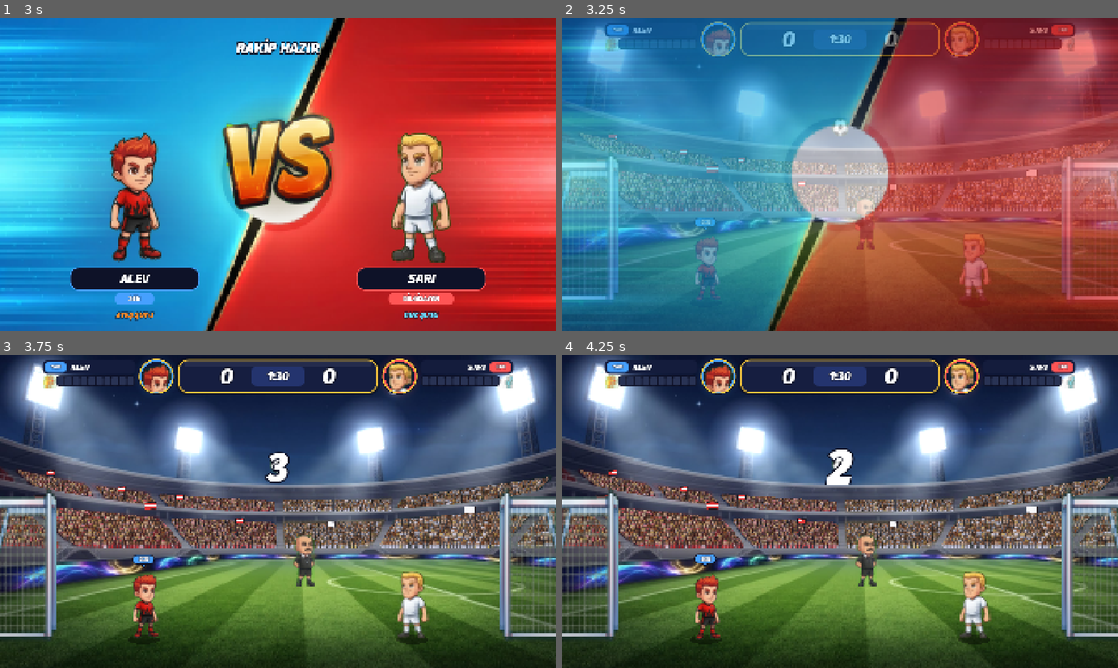
Above: before the commit, frames 1-4 (two rows, left to right).
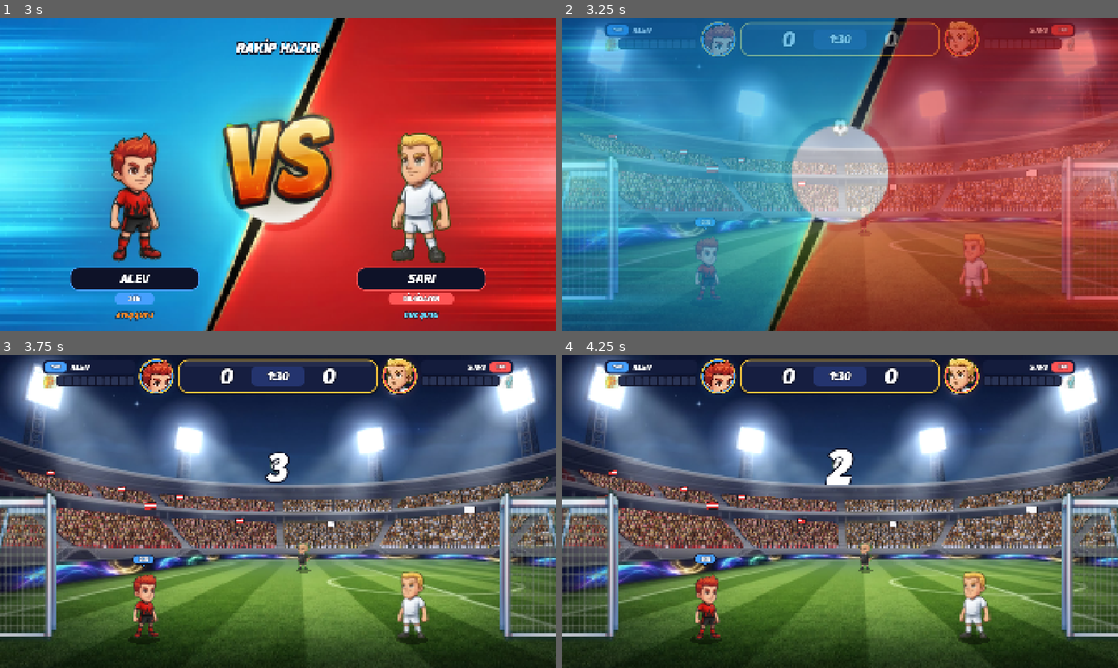
Above: after the commit, the same moments.

Repository: ilacmatik/kafa-kafaya
Game: Godot game, scene res://scenes/boot.tscn
Two runs of this game, one before a commit and one after it. Both use one fixed random seed, a clock stepped at 60 frames per second and the inputs below.
Inputs (mouse positions are in pixels of both pictures, inside the frame that each line leads up to):
- Up to frame 1 (3 s): tap Enter at 0.5, 0.6 s; move the mouse to (400, 158) at 0.52 s; hold D 0.53-1.25 s; click (400, 158) at 0.67 s; tap Space at 0.77, 2.75 s; drag from (166, 190) to (250, 237) at 1.27 s; move the mouse to (333, 105) at 2.02 s; hold D 2.03-2.75 s; tap P at 2.1 s; click (333, 105) at 2.17 s; drag from (250, 237) to (111, 127) at 2.77 s
- Up to frame 2 (3.25 s): no input
- Up to frame 3 (3.75 s): move the mouse to (444, 558) at 3.52 s; hold A from 3.53 s (still down); tap R at 3.6 s; click (444, 558) at 3.67 s
- Up to frame 4 (4.25 s): keep holding A; tap Space at 3.77 s

Frame 1 is identical in both runs. In frame 2, 0.7% of the frame differs, in the area x 25-75%, y 1-74%; in frame 3, 1.2%; in frame 4, 1.1%.

Commit message:
Godot: zipla dugmesi sagda, joystick sag/sol/asagi, tus duzeni editoru, tasan portreler, hakem panolarin onunde [skip ci]
Co-Authored-By: Claude Opus 5.5 <noreply@anthropic.com>
Claude-Session: https://claude.ai/code/session_01MKBxJNLGR53ZhGKnJwbvgT

Diff:
--- a/godot/scripts/game/field_view.gd
+++ b/godot/scripts/game/field_view.gd
@@ -7,11 +7,11 @@
 
 const STADIUMS := [
 	{"bg": "stadium_night_clean.jpg", "boards": false, "crowd": "crowd_night.json",
-		"mask": "crowd_mask_night.png", "light": 0.82,
+		"mask": "crowd_mask_night.png", "light": 0.82, "ref_y": 494.0,
 		"lamps": [Vector2(90, 80), Vector2(435, 194), Vector2(851, 194), Vector2(1180, 80)]},
 	{"bg": "stadium_timsah_clean.jpg", "boards": true, "wx": {"rain": "stadium_timsah_rain_clean.jpg",
 		"snow": "stadium_timsah_snow_clean.jpg"}, "crowd": "crowd_timsah.json",
-		"mask": "crowd_mask_timsah.png", "light": 0.95, "lamps": []},
+		"mask": "crowd_mask_timsah.png", "light": 0.95, "lamps": [], "ref_y": 562.0},
 ]
 const ADS := [["ULUDAĞ GAZOZ", Color8(255, 214, 60)], ["MATLI", Color8(255, 120, 90)],
 	["TURKCELL", Color8(255, 205, 40)], ["ÖZDİLEK", Color8(255, 255, 255)],
@@ -202,13 +202,22 @@
 
 
 func _draw_ref(w: SimWorld, t: float) -> void:
-	var img := R.tex("ref_idle.png")
+	# Hakem sahaya girmez: reklam panolarinin onunde, kucuk boyda topu uzaktan takip eder (Python ile ayni).
+	var pose: String = m.ref_pose[0] if m.ref_pose[1] > 0.0 else "idle"
+	var img := R.tex("ref_%s.png" % pose)
+	if img == null:
+		img = R.tex("ref_idle.png")
 	if img == null:
 		return
-	var h := 118.0
+	var h := 132.0 * 0.46
 	var ww := img.get_width() * h / img.get_height()
 	var x: float = m.ref_x
-	draw_texture_rect(img, Rect2(x - ww / 2.0, 527.0 - h + 4.0, ww, h), false, Color(1, 1, 1, 0.95))
+	# ayaklar reklam panolarinin hemen onunde (sahanin uzak kenari)
+	var y: float = STADIUMS[m.stadium]["ref_y"]
+	draw_set_transform(Vector2(x, y + 2.0), 0.0, Vector2(1.0, 0.28))
+	draw_circle(Vector2.ZERO, 17.0, Color(0, 0, 0, 0.35))
+	draw_set_transform(Vector2.ZERO)
+	R.draw_tex(self, img, Rect2(x - ww / 2.0, y - h, ww, h), w.ball.x < x)
 
 
 # ---------------------------------------------------------------- oyuncular
--- a/godot/scripts/game/hud.gd
+++ b/godot/scripts/game/hud.gd
@@ -72,11 +72,9 @@
 		draw_circle(Vector2(px, cy), 42, DARK)
 		draw_circle(Vector2(px, cy), 39, P_COLORS[i])
 		draw_circle(Vector2(px, cy), 34, Color8(16, 24, 52))
-		var por := R.portrait(p.char, 128)
-		var ps := 66.0
-		var pr := Rect2(px - ps / 2.0, cy - ps / 2.0 + 2.0, ps, ps)
-		R.draw_tex(self, por, pr, i == 1)
 		draw_arc(Vector2(px, cy), 39, 0, TAU, 48, GOLD, 3.0, true)
+		# kafa dairenin ustunden hafifce tasar
+		R.draw_tex(self, R.portrait_pop(p.char, 192), R.pop_rect(Vector2(px, cy + 1.0), 35.0), i == 1)
 		var name: String = K.DISPLAY_NAMES[p.char]
 		var tag: String = m.hud_tag(i)
 		var plate := Rect2(px - 48 - 214, 12, 214, 32) if i == 0 else Rect2(px + 48, 12, 214, 32)
--- a/godot/scripts/game/match.gd
+++ b/godot/scripts/game/match.gd
@@ -32,6 +32,7 @@
 var over_t := 0.0
 var shake := 0.0
 var ref_x := 640.0
+var ref_pose := ["whistle", 1.2]
 var ripple = null
 var pstate := [{"sq": 0.0, "st": 0.0, "air": false}, {"sq": 0.0, "st": 0.0, "air": false}]
 var parts: Array = []
@@ -68,6 +69,7 @@
 	touchc.enabled = touch_on
 	touchc.visible = touch_on
 	touchc.pressed.connect(_on_touch_pressed)
+	touchc.edit_closed.connect(func(): touchc.visible = touch_on)
 	sfx.start_crowd()
 
 
@@ -142,9 +144,14 @@
 	elif (event is InputEventScreenTouch and event.pressed) or (event is InputEventMouseButton and event.pressed and event.button_index == MOUSE_BUTTON_LEFT):
 		var pos: Vector2 = overlay.get_global_transform_with_canvas().affine_inverse() * event.position
 		if paused:
-			if _btn_rect(0, 2).has_point(pos):
+			if touchc.editing:
+				return
+			var n := _pause_n()
+			if _btn_rect(0, n).has_point(pos):
 				_toggle_pause()
-			elif _btn_rect(1, 2).has_point(pos):
+			elif n == 3 and _btn_rect(1, n).has_point(pos):
+				touchc.start_edit()
+			elif _btn_rect(n - 1, n).has_point(pos):
 				_restart()
 		elif world.phase == "over" and over_t > 1.2:
 			if _btn_rect(0, 1).has_point(pos):
@@ -159,7 +166,13 @@
 			_toggle_pause()
 
 
+func _pause_n() -> int:
+	return 3 if touch_on else 2
+
+
 func _toggle_pause() -> void:
+	if touchc.editing:
+		return
 	paused = not paused
 	touchc.release_all()
 	sfx.play("click")
@@ -211,6 +224,7 @@
 
 
 func _process(_d: float) -> void:
+	hud.visible = not touchc.editing
 	_layout()
 	overlay.queue_redraw()
 
@@ -292,6 +306,7 @@
 				field.crowd.kick(0.8)
 			"whistle":
 				sfx.play("whistle")
+				ref_pose = ["whistle", 1.0]
 				if world.phase == "play":
 					banner = ["BAŞLA!", 0.9, GOLD, ""]
 			"pu_spawn":
@@ -323,6 +338,8 @@
 				sfx.play("pop")
 			"bump", "trip":
 				sfx.play("block", -4.0)
+				if name == "trip":
+					ref_pose = ["card", 1.8]
 			"magnet", "glove", "bolt", "quake":
 				sfx.play("armed")
 				var idx := int(parts_e[1])
@@ -355,6 +372,7 @@
 	sfx.play("goal")
 	sfx.play("cheer", -2.0)
 	field.crowd.kick(1.0, who)
+	ref_pose = ["point", 2.2]
 	goal_flash = 0.35
 	var key := "any"
 	if own:
@@ -397,6 +415,7 @@
 	# hakem topu uzaktan takip eder
 	var tx := K.W / 2.0 + 60.0 if world.phase == "ready" else clampf(world.ball.x, 160.0, K.W - 160.0)
 	ref_x += (tx - ref_x) * minf(1.0, dt * 1.2)
+	ref_pose[1] -= dt
 	# inis/sicrama ezilmesi
 	for i in 2:
 		var p: SimPlayer = world.players[i]
@@ -429,6 +448,8 @@
 
 
 func _draw_overlay() -> void:
+	if touchc.editing:
+		return
 	var ci: CanvasItem = overlay
 	var vp := get_viewport_rect().size
 	var s := vp.y / 720.0
@@ -465,11 +486,14 @@
 		_draw_intro(ci, vp)
 	if world.phase == "over":
 		_draw_over(ci, vp)
-	if paused:
+	if paused and not touchc.editing:
 		ci.draw_rect(Rect2(Vector2.ZERO, vp), Color(0.02, 0.03, 0.08, 0.72))
 		R.text(ci, "DURAKLATILDI", 100, Vector2(cx, vp.y * 0.38), GOLD, 8)
-		_button(ci, _btn_rect(0, 2), "DEVAM", Color8(40, 160, 80))
-		_button(ci, _btn_rect(1, 2), "YENİDEN BAŞLA", Color8(200, 70, 60))
+		var n := _pause_n()
+		_button(ci, _btn_rect(0, n), "DEVAM", Color8(40, 160, 80))
+		if n == 3:
+			_button(ci, _btn_rect(1, n), "TUŞ DÜZENİ", Color8(50, 90, 190))
+		_button(ci, _btn_rect(n - 1, n), "YENİDEN BAŞLA", Color8(200, 70, 60))
 
 
 func _draw_intro(ci: CanvasItem, vp: Vector2) -> void:
--- a/godot/scripts/game/res.gd
+++ b/godot/scripts/game/res.gd
@@ -80,6 +80,55 @@
 	return t
 
 
+## Daireden tasan portre: alt kisim daireye kirpilir, sac/kafa ustten biraz disari tasar (3B etkisi).
+## Doku SxS; daire merkezi (S/2, S*0.6), yaricapi S*0.35. Cizerken daire kutusunu pop_rect() ile al.
+static func portrait_pop(char: int, size: int = 192) -> Texture2D:
+	var key := "pop%d:%d" % [char, size]
+	if _portraits.has(key):
+		return _portraits[key]
+	var src: Texture2D = pose(char, "idle")
+	var img := src.get_image()
+	if img.is_compressed():
+		img.decompress()
+	img.convert(Image.FORMAT_RGBA8)
+	var w := img.get_width()
+	var hx := anchor(char, "idle", 0.5) * w
+	var side := int(w * 0.92)
+	var rx := clampi(int(hx - side / 2.0), 0, max(0, w - side))
+	var head := img.get_region(Rect2i(rx, 0, min(side, w), min(side, img.get_height())))
+	var cx := size / 2.0
+	var cy := size * 0.6
+	var rc := size * 0.35
+	var box := int(rc * 2.0 * 1.12)
+	head.resize(box, box, Image.INTERPOLATE_LANCZOS)
+	var out := Image.create(size, size, false, Image.FORMAT_RGBA8)
+	var ox := int(cx - box / 2.0)
+	var oy := int(cy - rc * 1.0 - rc * 0.24)
+	out.blend_rect(head, Rect2i(0, 0, box, box), Vector2i(ox, oy))
+	for yy in size:
+		for xx in size:
+			var col := out.get_pixel(xx, yy)
+			if col.a <= 0.0:
+				continue
+			var d := Vector2(xx + 0.5 - cx, yy + 0.5 - cy).length()
+			var k := clampf(rc - d, 0.0, 1.0)
+			# merkezin ustunde: daire disina tasmaya izin ver (yanlardan fazla genislemeden)
+			if yy + 0.5 < cy and absf(xx + 0.5 - cx) < rc * 1.04:
+				k = 1.0
+			if k < 1.0:
+				col.a *= k
+				out.set_pixel(xx, yy, col)
+	var t := ImageTexture.create_from_image(out)
+	_portraits[key] = t
+	return t
+
+
+## portrait_pop dokusunu, daire merkezi c ve yaricapi r olacak sekilde yerlestiren dikdortgen
+static func pop_rect(c: Vector2, r: float) -> Rect2:
+	var s := r / 0.35
+	return Rect2(c.x - s / 2.0, c.y - s * 0.6, s, s)
+
+
 ## Yazi ciz: dis cizgili (oyun basligi stili).
 static func text(ci: CanvasItem, s: String, size: int, pos: Vector2, col: Color = Color.WHITE,
 		outline: int = 4, align: int = HORIZONTAL_ALIGNMENT_CENTER, title: bool = true,
--- a/godot/scripts/game/touch_controls.gd
+++ b/godot/scripts/game/touch_controls.gd
@@ -1,36 +1,89 @@
-## Dokunmatik kontroller: solda serbest joystick (yukari = zipla), sagda PUBG tarzi dugmeler.
+## Dokunmatik kontroller: solda serbest joystick (sag/sol/asagi), sagda PUBG tarzi dugmeler.
+## Tum dugmelerin yeri ve boyutu kullanici tarafindan duzenlenebilir (user://controls.json).
 ## Ekran biriminde (taban 1920x1080, genis ekranlarda yatayda genisler).
 extends Control
 
 signal pressed(action: String)
-
-const JOY_R := 110.0
+signal edit_closed
+
+const SAVE_PATH := "user://controls.json"
 const DEAD := 0.28
-const JUMP_T := 0.55
+const DOWN_T := 0.55
+const STRIP := 190.0
+const MIN_R := 40.0
+const MAX_R := 140.0
+const LABELS := {"j": "ZIPLA", "k": "ŞUT", "d": "AŞIRTMA", "s": "SÜPER", "o": "OMUZ", "joy": "YÖN"}
+
+## eylem -> [sagdan uzaklik, alttan uzaklik, yaricap]; "joy" icin [soldan, alttan, yaricap]
+const DEFAULT_LAYOUT := {
+	"j": [150.0, 120.0, 84.0],
+	"k": [345.0, 92.0, 90.0],
+	"d": [300.0, 285.0, 62.0],
+	"s": [130.0, 305.0, 62.0],
+	"o": [520.0, 70.0, 54.0],
+	"joy": [230.0, 150.0, 110.0],
+}
+const BTN_ORDER := ["o", "d", "s", "k", "j"]
 
 var enabled := true
 var m  # match.gd
-# eylem -> [sagdan uzaklik, alttan uzaklik, yaricap]
-var layout := {
-	"k": [324.0, 87.0, 93.0],
-	"d": [129.0, 111.0, 75.0],
-	"s": [129.0, 282.0, 62.0],
-	"o": [498.0, 60.0, 57.0],
-}
+var layout := {}
 var fingers := {}        # index -> eylem
 var joy = null           # {"id","c","k"}
-var held_actions := {}
+
+# --- duzenleme modu
+var editing := false
+var sel := "j"
+var drag = null          # {"id", "a", "off"}
+var pinch := {}          # index -> konum (iki parmakla boyut)
+var pinch_d0 := 0.0
+var pinch_r0 := 0.0
 
 
 func _ready() -> void:
 	mouse_filter = Control.MOUSE_FILTER_IGNORE
 	set_anchors_preset(Control.PRESET_FULL_RECT)
-
-
+	_load()
+
+
+# ---------------------------------------------------------------- kayit
+func _load() -> void:
+	layout = DEFAULT_LAYOUT.duplicate(true)
+	if FileAccess.file_exists(SAVE_PATH):
+		var d = JSON.parse_string(FileAccess.get_file_as_string(SAVE_PATH))
+		if d is Dictionary:
+			for a in d:
+				if layout.has(a) and d[a] is Array and d[a].size() == 3:
+					layout[a] = [float(d[a][0]), float(d[a][1]), float(d[a][2])]
+
+
+func _save() -> void:
+	var f := FileAccess.open(SAVE_PATH, FileAccess.WRITE)
+	if f:
+		f.store_string(JSON.stringify(layout))
+
+
+# ---------------------------------------------------------------- geometri
 func btn_pos(a: String) -> Vector2:
-	var vp := size
 	var l: Array = layout[a]
-	return Vector2(vp.x - l[0], vp.y - l[1])
+	if a == "joy":
+		return Vector2(l[0], size.y - l[1])
+	return Vector2(size.x - l[0], size.y - l[1])
+
+
+func _set_pos(a: String, p: Vector2) -> void:
+	var r: float = layout[a][2]
+	p.x = clampf(p.x, r, size.x - r)
+	p.y = clampf(p.y, size.y * 0.25, size.y - r * 0.6)
+	if a == "joy":
+		layout[a][0] = p.x
+	else:
+		layout[a][0] = size.x - p.x
+	layout[a][1] = size.y - p.y
+
+
+func joy_r() -> float:
+	return layout["joy"][2]
 
 
 func pause_pos() -> Vector2:
@@ -38,16 +91,16 @@
 
 
 func joy_home() -> Vector2:
-	return Vector2(230.0, size.y - 150.0)
+	return btn_pos("joy")
 
 
 func _hit(p: Vector2) -> String:
 	var best := ""
 	var bd := 1e9
-	for a in layout:
+	for a in BTN_ORDER:
 		var r: float = layout[a][2]
 		var d := p.distance_to(btn_pos(a))
-		if d < r * 1.25 and d < bd:
+		if d < r * 1.2 and d < bd:
 			best = a
 			bd = d
 	if p.distance_to(pause_pos()) < 52.0:
@@ -55,19 +108,35 @@
 	return best
 
 
+# duzenleme ekranindaki ust dugmeler
+func _edit_buttons() -> Dictionary:
+	var cx := size.x / 2.0
+	var y := size.y * 0.3
+	return {
+		"minus": Rect2(cx - 330, y, 110, 84),
+		"plus": Rect2(cx - 200, y, 110, 84),
+		"reset": Rect2(cx - 60, y, 190, 84),
+		"save": Rect2(cx + 150, y, 190, 84),
+	}
+
+
+# ---------------------------------------------------------------- girdi
 func _input(event: InputEvent) -> void:
-	if not enabled or not visible:
+	if not visible or not (enabled or editing):
+		return
+	var tr := get_global_transform_with_canvas().affine_inverse()
+	if editing:
+		_edit_input(event, tr)
 		return
 	if event is InputEventScreenTouch:
-		var pos: Vector2 = get_global_transform_with_canvas().affine_inverse() * event.position
+		var pos: Vector2 = tr * event.position
 		if event.pressed:
 			_down(event.index, pos)
 		else:
 			_up(event.index)
 	elif event is InputEventScreenDrag:
-		var pos2: Vector2 = get_global_transform_with_canvas().affine_inverse() * event.position
 		if joy != null and joy["id"] == event.index:
-			_joy_move(pos2)
+			_joy_move(tr * event.position)
 
 
 func _down(id: int, p: Vector2) -> void:
@@ -77,9 +146,10 @@
 		pressed.emit(a)
 		get_viewport().set_input_as_handled()
 		return
+	var jr := joy_r()
 	var zone := Rect2(0, size.y * 0.42, size.x * 0.42, size.y * 0.58)
 	if joy == null and zone.has_point(p):
-		var c := Vector2(clampf(p.x, JOY_R + 16.0, zone.end.x - JOY_R), clampf(p.y, zone.position.y + JOY_R, size.y - JOY_R - 12.0))
+		var c := Vector2(clampf(p.x, jr + 16.0, zone.end.x - jr), clampf(p.y, zone.position.y + jr, size.y - jr - 12.0))
 		joy = {"id": id, "c": c, "k": c}
 		_joy_move(p)
 		get_viewport().set_input_as_handled()
@@ -93,8 +163,9 @@
 
 func _joy_move(p: Vector2) -> void:
 	var d: Vector2 = p - joy["c"]
-	if d.length() > JOY_R:
-		d = d.normalized() * JOY_R
+	var jr := joy_r()
+	if d.length() > jr:
+		d = d.normalized() * jr
 	joy["k"] = joy["c"] + d
 
 
@@ -105,49 +176,135 @@
 
 func held() -> Dictionary:
 	var h := {}
+	if editing:
+		return h
 	for id in fingers:
 		h[fingers[id]] = true
 	if joy != null:
-		var v: Vector2 = (joy["k"] - joy["c"]) / JOY_R
+		var v: Vector2 = (joy["k"] - joy["c"]) / joy_r()
 		if v.x < -DEAD:
 			h["l"] = true
 		elif v.x > DEAD:
 			h["r"] = true
-		if v.y < -JUMP_T:
-			h["j"] = true
+		if v.y > DOWN_T:
+			h["d"] = true
 	return h
 
 
+# ---------------------------------------------------------------- duzenleme
+func start_edit() -> void:
+	release_all()
+	editing = true
+	visible = true
+	drag = null
+	pinch.clear()
+
+
+func _edit_input(event: InputEvent, tr: Transform2D) -> void:
+	var idx := -1
+	var pos := Vector2.ZERO
+	var down := false
+	var up := false
+	var move := false
+	if event is InputEventScreenTouch:
+		idx = event.index
+		pos = tr * event.position
+		down = event.pressed
+		up = not event.pressed
+	elif event is InputEventScreenDrag:
+		idx = event.index
+		pos = tr * event.position
+		move = true
+	elif event is InputEventMouseButton and event.button_index == MOUSE_BUTTON_LEFT:
+		idx = 99
+		pos = tr * event.position
+		down = event.pressed
+		up = not event.pressed
+	elif event is InputEventMouseMotion and drag != null and drag["id"] == 99:
+		idx = 99
+		pos = tr * event.position
+		move = true
+	elif event is InputEventMouseButton and event.pressed and event.button_index in [MOUSE_BUTTON_WHEEL_UP, MOUSE_BUTTON_WHEEL_DOWN]:
+		_resize(sel, 6.0 if event.button_index == MOUSE_BUTTON_WHEEL_UP else -6.0)
+		return
+	else:
+		return
+	get_viewport().set_input_as_handled()
+	if down:
+		pinch[idx] = pos
+		if pinch.size() == 2:
+			var ps: Array = pinch.values()
+			pinch_d0 = maxf(1.0, (ps[0] as Vector2).distance_to(ps[1]))
+			pinch_r0 = layout[sel][2]
+			drag = null
+			return
+		var eb := _edit_buttons()
+		for k in eb:
+			if (eb[k] as Rect2).has_point(pos):
+				_edit_action(k)
+				return
+		var best := ""
+		var bd := 1e9
+		for a in layout:
+			var d := pos.distance_to(btn_pos(a))
+			if d < layout[a][2] * 1.2 and d < bd:
+				best = a
+				bd = d
+		if best != "":
+			sel = best
+			drag = {"id": idx, "a": best, "off": btn_pos(best) - pos}
+	elif up:
+		pinch.erase(idx)
+		if drag != null and drag["id"] == idx:
+			drag = null
+	elif move:
+		if pinch.has(idx):
+			pinch[idx] = pos
+		if pinch.size() == 2:
+			var ps2: Array = pinch.values()
+			var dd := (ps2[0] as Vector2).distance_to(ps2[1])
+			layout[sel][2] = clampf(pinch_r0 * dd / pinch_d0, MIN_R, MAX_R)
+			_set_pos(sel, btn_pos(sel))
+		elif drag != null and drag["id"] == idx:
+			_set_pos(drag["a"], pos + drag["off"])
+
+
+func _resize(a: String, dr: float) -> void:
+	layout[a][2] = clampf(layout[a][2] + dr, MIN_R, MAX_R)
+	_set_pos(a, btn_pos(a))
+
+
+func _edit_action(k: String) -> void:
+	match k:
+		"minus":
+			_resize(sel, -8.0)
+		"plus":
+			_resize(sel, 8.0)
+		"reset":
+			layout = DEFAULT_LAYOUT.duplicate(true)
+		"save":
+			_save()
+			editing = false
+			drag = null
+			pinch.clear()
+			edit_closed.emit()
+
+
+# ---------------------------------------------------------------- cizim
 func _process(_d: float) -> void:
 	queue_redraw()
 
 
 func _draw() -> void:
-	if not enabled:
-		return
+	if not enabled and not editing:
+		return
+	if editing:
+		draw_rect(Rect2(Vector2.ZERO, size), Color(0.02, 0.03, 0.08, 0.55))
 	# alt kontrol seridi
-	var strip := 190.0
-	draw_rect(Rect2(0, size.y - strip, size.x, strip), Color(0.06, 0.16, 0.08, 0.92))
-	draw_rect(Rect2(0, size.y - strip, size.x, 5), Color(0.92, 0.94, 0.92))
+	draw_rect(Rect2(0, size.y - STRIP, size.x, STRIP), Color(0.06, 0.16, 0.08, 0.92))
+	draw_rect(Rect2(0, size.y - STRIP, size.x, 5), Color(0.92, 0.94, 0.92))
 	var h := held()
-	# joystick
-	var c: Vector2 = joy_home() if joy == null else joy["c"]
-	var kpos: Vector2 = c if joy == null else joy["k"]
-	var on := joy != null
-	draw_circle(c, JOY_R + 10, Color(0.04, 0.06, 0.13, 0.55 if on else 0.35))
-	draw_arc(c, JOY_R + 10, 0, TAU, 64, Color(1, 1, 1, 0.85 if on else 0.5), 5.0, true)
-	draw_arc(c, JOY_R * 0.55, 0, TAU, 48, Color(1, 1, 1, 0.3), 2.5, true)
-	for k in 4:
-		var a := k * PI / 2.0
-		var dir := Vector2(cos(a), -sin(a))
-		var tip := c + dir * (JOY_R - 6)
-		var side := Vector2(-dir.y, dir.x)
-		draw_colored_polygon(PackedVector2Array([tip + dir * 12, tip - dir * 4 + side * 12, tip - dir * 4 - side * 12]), Color(1, 1, 1, 0.8 if on else 0.5))
-	draw_circle(kpos + Vector2(0, 4), 50, Color(0.03, 0.05, 0.12, 0.7))
-	draw_circle(kpos, 50, Color8(70, 140, 235, 245 if on else 160))
-	draw_circle(kpos - Vector2(0, 10), 32, Color8(140, 195, 255, 245 if on else 160))
-	draw_circle(kpos + Vector2(0, 3), 33, Color8(80, 150, 240, 245 if on else 160))
-	draw_arc(kpos, 50, 0, TAU, 48, Color(1, 1, 1, 0.95 if on else 0.6), 4.0, true)
+	_draw_joy()
 	# super bilgisi
 	var meter := 0.0
 	var pw := "fire"
@@ -159,13 +316,13 @@
 			meter = 100.0
 	var pcol: Color = K.POWERS[pw][1]
 	var full := meter >= 100.0
-	for a in layout:
+	for a in BTN_ORDER:
 		var p := btn_pos(a)
 		var r: float = layout[a][2]
 		var tex := R.tex("tc_%s.png" % a)
-		var is_on: bool = h.has(a) or (a == "s" and full)
+		var is_on: bool = editing or h.has(a) or (a == "s" and full)
 		if a == "s":
-			if full:
+			if full and not editing:
 				R.glow(self, p, r * 1.9 + 6.0 * sin(Time.get_ticks_msec() / 125.0), Color(pcol.r, pcol.g, pcol.b, 0.5))
 			draw_arc(p, r + 9, 0, TAU, 64, Color8(10, 14, 30), 8.0, true)
 			var k2 := clampf(meter / 100.0, 0.0, 1.0)
@@ -174,6 +331,7 @@
 		var dy := 4.0 if h.has(a) else 0.0
 		if tex:
 			draw_texture_rect(tex, Rect2(p - Vector2(r, r) + Vector2(0, dy), Vector2(r, r) * 2.0), false, Color(1, 1, 1, 1.0 if is_on else 0.68))
+		var fs := int(clampf(r * 0.27, 16.0, 26.0))
 		if a == "s":
 			var ic := R.tex("pw_%s.png" % pw)
 			if ic == null:
@@ -182,11 +340,66 @@
 				var s := r * 0.7
 				draw_texture_rect(ic, Rect2(p + Vector2(r * 0.62, r * 0.62) - Vector2(s, s) / 2.0, Vector2(s, s)), false)
 			var lab: String = K.POWERS[pw][0] if full else "SÜPER %d%%" % int(meter)
-			R.text(self, lab, 22, p + Vector2(0, r + 26), pcol if full else Color.WHITE, 4)
-		elif a == "d":
-			R.text(self, "AŞIRTMA", 22, p + Vector2(0, r + 22), Color.WHITE, 4)
-	# duraklat
-	var pp := pause_pos()
-	var pt := R.tex("tc_p.png")
-	if pt:
-		draw_texture_rect(pt, Rect2(pp - Vector2(36, 36), Vector2(72, 72)), false, Color(1, 1, 1, 0.8))
+			R.text(self, lab, fs, p + Vector2(0, r + fs + 4), pcol if full else Color.WHITE, 4)
+		elif a == "d" or a == "j" or editing:
+			var ly := r + fs
+			if editing:
+				ly = r * 0.62
+			R.text(self, LABELS[a], fs, p + Vector2(0, ly), Color.WHITE, 4)
+		if editing:
+			_draw_sel_ring(a, p, r)
+	if not editing:
+		var pp := pause_pos()
+		var pt := R.tex("tc_p.png")
+		if pt:
+			draw_texture_rect(pt, Rect2(pp - Vector2(36, 36), Vector2(72, 72)), false, Color(1, 1, 1, 0.8))
+	else:
+		_draw_edit_ui()
+
+
+func _draw_sel_ring(a: String, p: Vector2, r: float) -> void:
+	var on := a == sel
+	var col := Color8(255, 205, 60) if on else Color(1, 1, 1, 0.45)
+	var n := 28
+	for i in n:
+		if i % 2 == 0:
+			var a0 := TAU * i / n
+			draw_arc(p, r + 16, a0, a0 + TAU / n, 6, col, 4.0 if on else 2.5, true)
+
+
+func _draw_joy() -> void:
+	var jr := joy_r()
+	var c: Vector2 = joy_home() if joy == null else joy["c"]
+	var kpos: Vector2 = c if joy == null else joy["k"]
+	var on := joy != null or editing
+	var kr := jr * 0.45
+	draw_circle(c, jr + 10, Color(0.04, 0.06, 0.13, 0.55 if on else 0.35))
+	draw_arc(c, jr + 10, 0, TAU, 64, Color(1, 1, 1, 0.85 if on else 0.5), 5.0, true)
+	draw_arc(c, jr * 0.55, 0, TAU, 48, Color(1, 1, 1, 0.3), 2.5, true)
+	# yon oklari: sol, sag, asagi (yukari yok; ziplama sagdaki dugmede)
+	for dir: Vector2 in [Vector2.LEFT, Vector2.RIGHT, Vector2.DOWN]:
+		var tip := c + dir * (jr - 6)
+		var side := Vector2(-dir.y, dir.x)
+		draw_colored_polygon(PackedVector2Array([tip + dir * 12, tip - dir * 4 + side * 12, tip - dir * 4 - side * 12]), Color(1, 1, 1, 0.8 if on else 0.5))
+	draw_circle(kpos + Vector2(0, 4), kr, Color(0.03, 0.05, 0.12, 0.7))
+	draw_circle(kpos, kr, Color8(70, 140, 235, 245 if on else 160))
+	draw_circle(kpos - Vector2(0, kr * 0.2), kr * 0.64, Color8(140, 195, 255, 245 if on else 160))
+	draw_circle(kpos + Vector2(0, 3), kr * 0.66, Color8(80, 150, 240, 245 if on else 160))
+	draw_arc(kpos, kr, 0, TAU, 48, Color(1, 1, 1, 0.95 if on else 0.6), 4.0, true)
+	if editing:
+		R.text(self, LABELS["joy"], 22, c + Vector2(0, -jr - 34), Color.WHITE, 4)
+		_draw_sel_ring("joy", c, jr + 10)
+
+
+func _draw_edit_ui() -> void:
+	var y0 := size.y * 0.3
+	R.text(self, "TUŞ DÜZENİ", 64, Vector2(size.x / 2.0, y0 - 120), Color8(255, 205, 60), 6)
+	R.text(self, "Sürükle: taşı  •  İki parmak / + − : boyut", 26, Vector2(size.x / 2.0, y0 - 56), Color.WHITE, 3, HORIZONTAL_ALIGNMENT_CENTER, false)
+	var eb := _edit_buttons()
+	var labs := {"minus": "−", "plus": "+", "reset": "SIFIRLA", "save": "KAYDET"}
+	var cols := {"minus": Color8(40, 70, 150), "plus": Color8(40, 70, 150), "reset": Color8(200, 70, 60), "save": Color8(40, 160, 80)}
+	for k in eb:
+		var r: Rect2 = eb[k]
+		R.panel(self, r, cols[k], 18, Color(1, 1, 1, 0.9), 3)
+		R.text(self, labs[k], 44 if k in ["minus", "plus"] else 30, r.get_center(), Color.WHITE, 4)
+	R.text(self, "Seçili: " + LABELS[sel], 28, Vector2(size.x / 2.0, y0 + 120), Color8(255, 205, 60), 3)
--- /dev/null
+++ b/godot/tests/shot_edit.gd
@@ -0,0 +1,22 @@
+extends SceneTree
+var scene
+var el := 0.0
+var step := 0
+func _initialize():
+	scene = load("res://scenes/match.tscn").instantiate()
+	root.add_child(scene)
+func _process(d):
+	el += d
+	if step == 0 and el > 6.0:
+		root.get_viewport().get_texture().get_image().save_png("/tmp/ed_0.png")
+		scene._toggle_pause()
+		step = 1
+	elif step == 1 and el > 6.5:
+		root.get_viewport().get_texture().get_image().save_png("/tmp/ed_1.png")
+		scene.touchc.start_edit()
+		scene.touchc.sel = "k"
+		step = 2
+	elif step == 2 and el > 7.0:
+		root.get_viewport().get_texture().get_image().save_png("/tmp/ed_2.png")
+		quit()
+	return false
